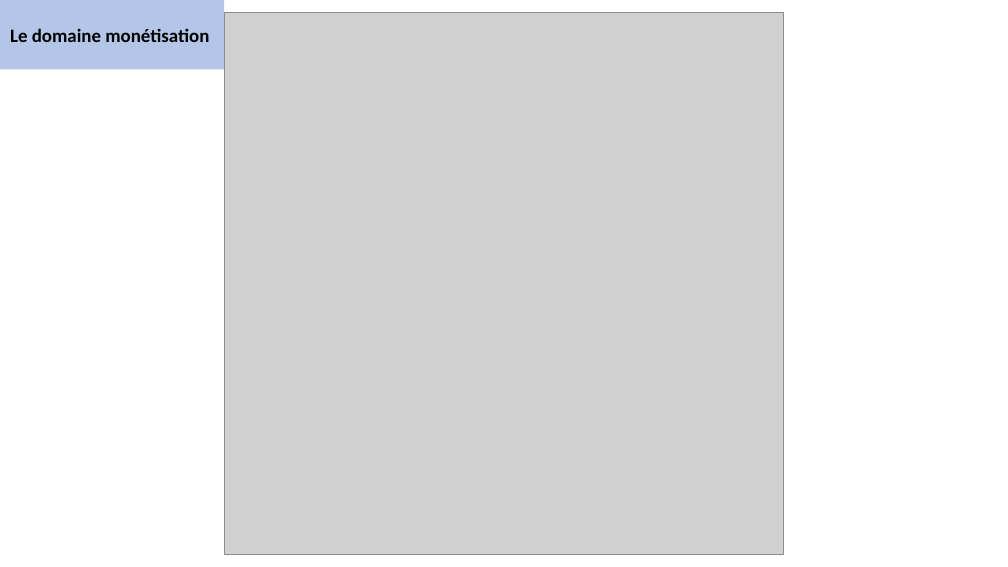
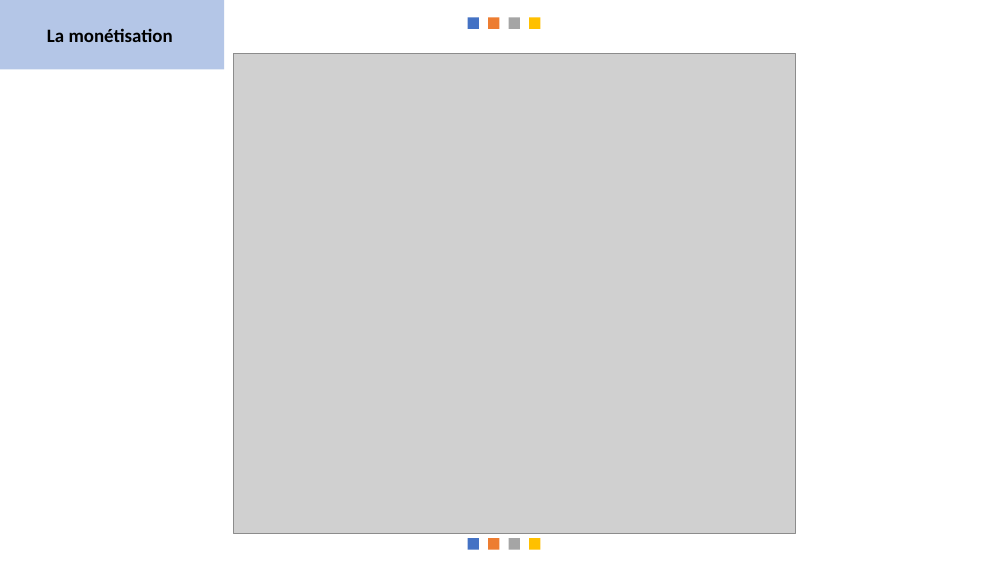
Before and after one commit to messaoudibrahim/Memoire, a slide deck: slide 7 of DIAPO/Présentation.pptx. Drawn at 1008x567 pixels with LibreOffice and Linux fonts; fonts in the diff are those of the drawing; grey boxes stand for pictures. Boxes give left, top, right and bottom in pixels: in the first picture for what was removed or moved away, otherwise in the second. Text is boxed around its words. In the diff, an @@ line names an element or a change of style, - is before the commit and + after.

```diff
--- a/DIAPO/Présentation.pptx
+++ b/DIAPO/Présentation.pptx
@@ text in rectangle at [47,28,173,42]: text changed @@
-Le domaine monétisation
+La monétisation
@@ group added at [467,17,541,29]: 4 rectangles @@
@@ picture: place and size @@
-picture at [225,12,784,555]
+picture at [233,54,796,533]
@@ group added at [467,538,541,550]: 4 rectangles @@
```
Also in this commit, not shown: 7 other slides changed, 1 other file.
